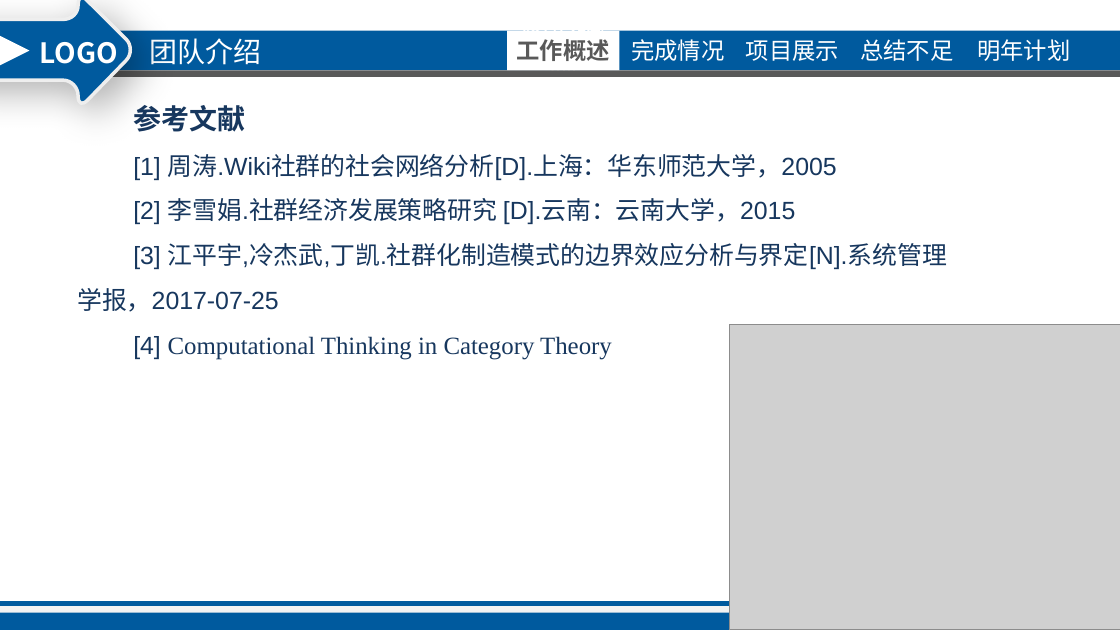
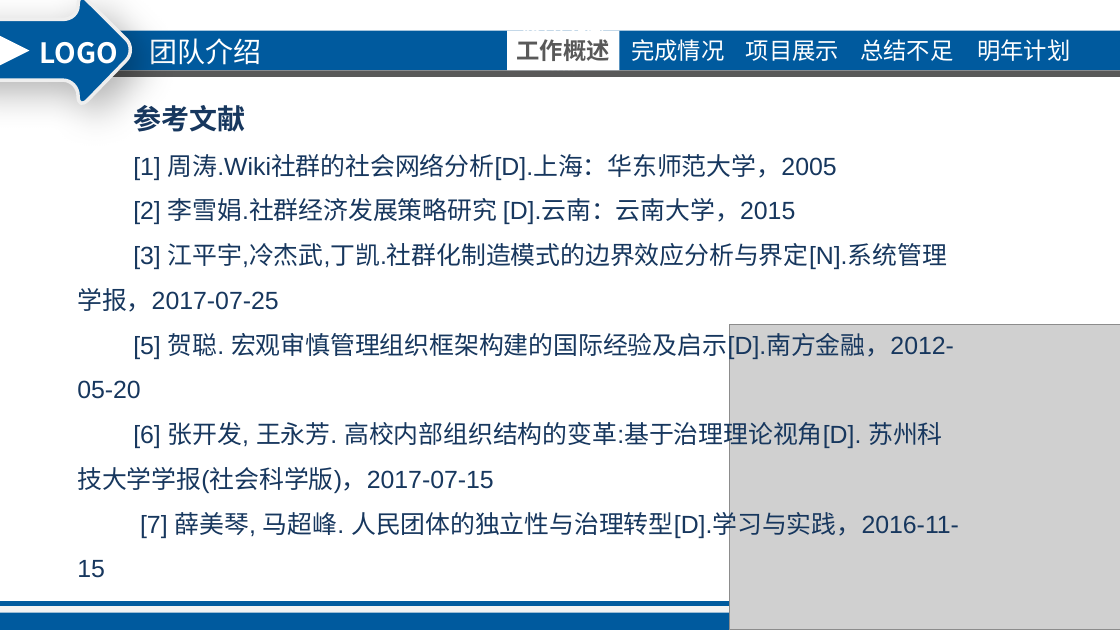
Before and after one commit to Tisingdeng/2017-TSINGHUA-MEM-Group8, a slide deck: slide 26 of 王欣宇-宪章、参考文献及附录.pptx. Drawn at 1120x630 pixels with LibreOffice and Linux fonts; fonts in the diff are those of the drawing; grey boxes stand for pictures; background and template pictures are left out. Boxes give left, top, right and bottom in pixels: in the first picture for what was removed or moved away, otherwise in the second. Text is boxed around its words. In the diff, an @@ line names an element or a change of style, - is before the commit and + after.

Commit message:
Add files via upload
Updated file

```diff
--- a/王欣宇-宪章、参考文献及附录.pptx
+++ b/王欣宇-宪章、参考文献及附录.pptx
@@ text at bbox=[77, 328, 959, 578]: text changed; font Times New Roman to Arial @@
-[4] Computational Thinking in Category Theory
+[5] 贺聪. 宏观审慎管理组织框架构建的国际经验及启示[D].南方金融，2012-05-20
+[6] 张开发, 王永芳. 高校内部组织结构的变革:基于治理理论视角[D]. 苏州科技大学学报(社会科学版)，2017-07-15
+[7] 薛美琴, 马超峰. 人民团体的独立性与治理转型[D].学习与实践，2016-11-15
```
Also in this commit, not shown: 1 slide removed.
